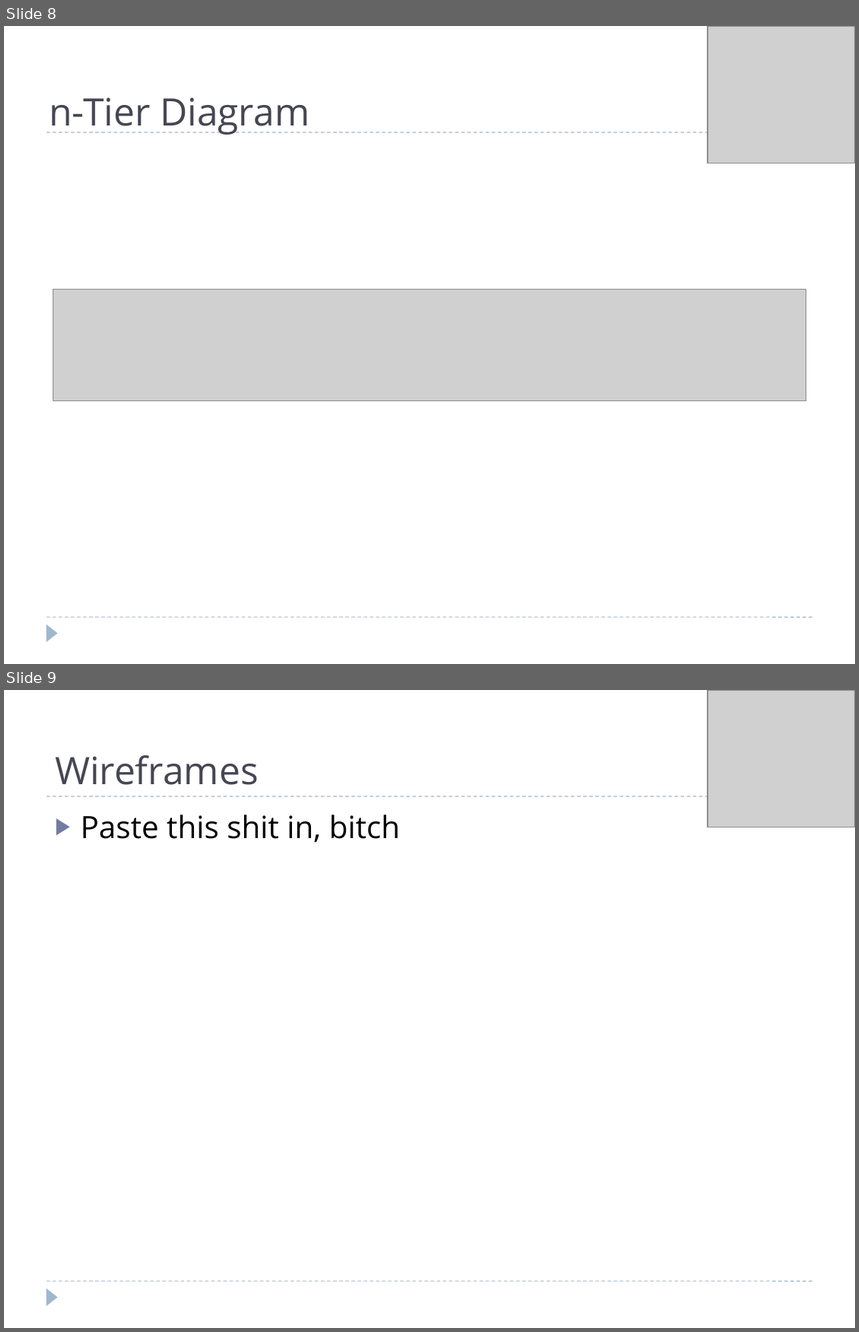
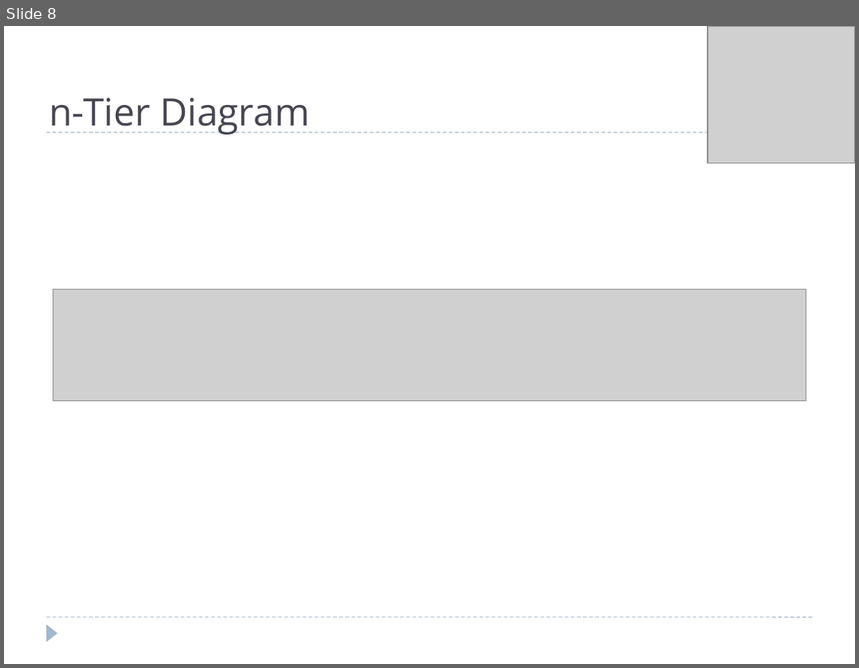
Before and after one commit to projectgoav/studeso, a slide deck: docs/presentation.pptx. Shown one above the other, each under a label of ours: slides 8 and 9 before the commit, slide 8 after it. The pictures are 859x1332 and 859x668 pixels, drawn with LibreOffice and Linux fonts; fonts in the diff are those of the drawing; grey boxes stand for pictures. Boxes give left, top, right and bottom in pixels: in the first picture for what was removed or moved away, otherwise in the second. Text is boxed around its words. In the diff, an @@ line names an element or a change of style, - is before the commit and + after.

```diff
--- a/docs/presentation.pptx
+++ b/docs/presentation.pptx
@@ slide 9 removed at (4, 690, 855, 1328), background #FFFFFF; not listed: 3 template elements that a slide beside it also shows @@
@@ picture removed at (708, 690, 855, 827) @@
@@ title removed at (55, 755, 259, 785) @@
-Wireframes
@@ text removed at (81, 815, 400, 843) @@
-▶ Paste this shit in, bitch
```
Also in this commit, not shown: 2 slides changed, 3 slides added, 3 other files.
